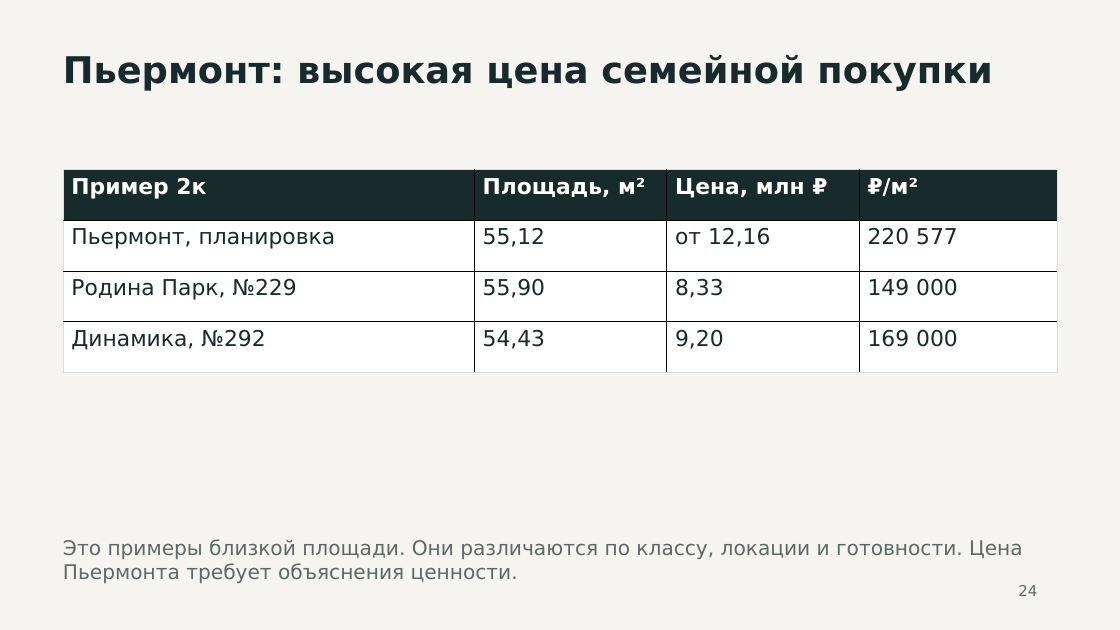
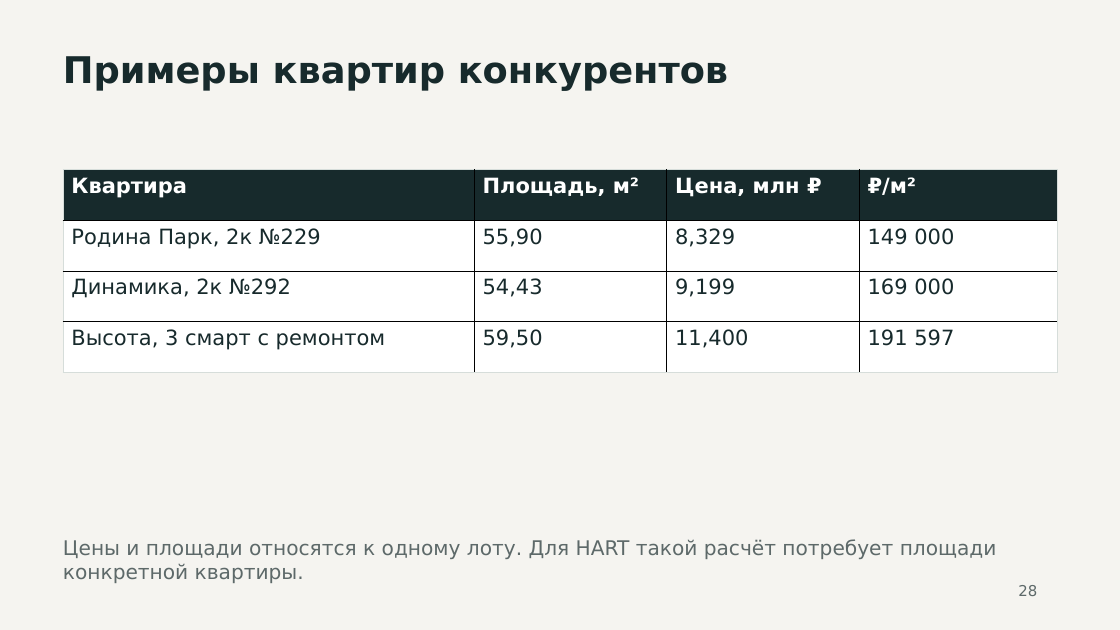
Before and after one commit to akaemov/hartdevelopment-meeting-realty, a slide deck: slide 28 of presentation/hartdevelopment-meeting-realty.pptx (slide 24 before the commit). Drawn at 1120x630 pixels with LibreOffice and Linux fonts; fonts in the diff are those of the drawing. Boxes give left, top, right and bottom in pixels: in the first picture for what was removed or moved away, otherwise in the second. Text is boxed around its words. In the diff, an @@ line names an element or a change of style, - is before the commit and + after.

Commit message:
Add HART apartment registry price comparison and retain Vysota separately

```diff
--- a/presentation/hartdevelopment-meeting-realty.pptx
+++ b/presentation/hartdevelopment-meeting-realty.pptx
@@ text at <box>63,56,728,91</box>: text changed @@
-Пьермонт: высокая цена семейной покупки
+Примеры квартир конкурентов
@@ table at <box>63,170,1057,373</box> @@
-row 1, column 1: Пример 2к
+row 1, column 1: Квартира
-row 2: Пьермонт, планировка | 55,12 | от 12,16 | 220 577
+row 2: Родина Парк, 2к №229 | 55,90 | 8,329 | 149 000
-row 3: Родина Парк, №229 | 55,90 | 8,33 | 149 000
+row 3: Динамика, 2к №292 | 54,43 | 9,199 | 169 000
-row 4: Динамика, №292 | 54,43 | 9,20 | 169 000
+row 4: Высота, 3 смарт с ремонтом | 59,50 | 11,400 | 191 597
@@ size 18.8 to 18 pt in "Площадь, м²", "Цена, млн ₽", "₽/м²" @@
@@ text at <box>63,539,997,583</box>: text changed @@
-Это примеры близкой площади. Они различаются по классу, локации и готовности. Цена Пьермонта требует объяснения ценности.
+Цены и площади относятся к одному лоту. Для HART такой расчёт потребует площади конкретной квартиры.
@@ text at <box>1018,585,1037,596</box>: text changed @@
-24
+28
```
Also in this commit, not shown: 17 other slides changed, 7 slides added, 1 slide removed, 11 other files.
